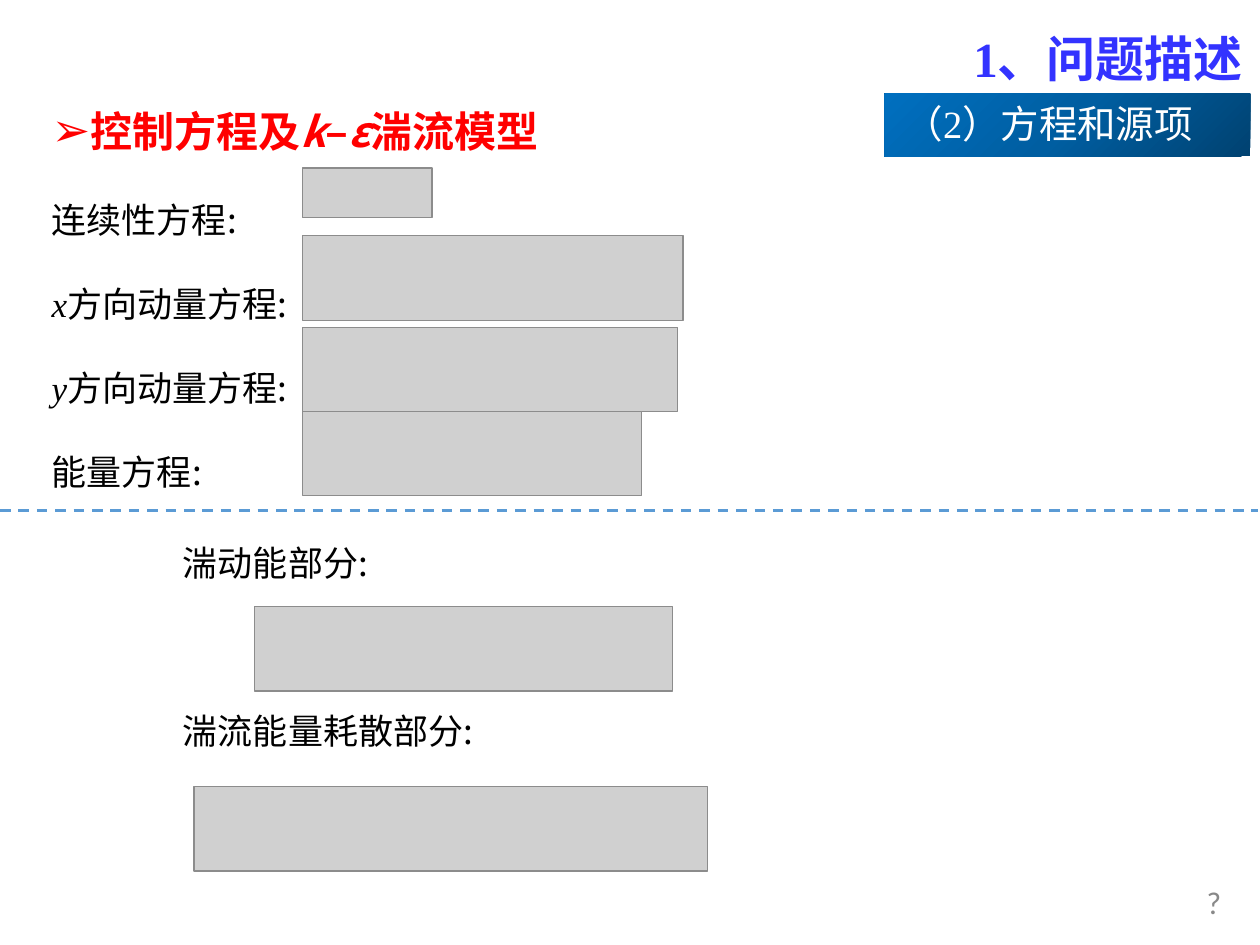
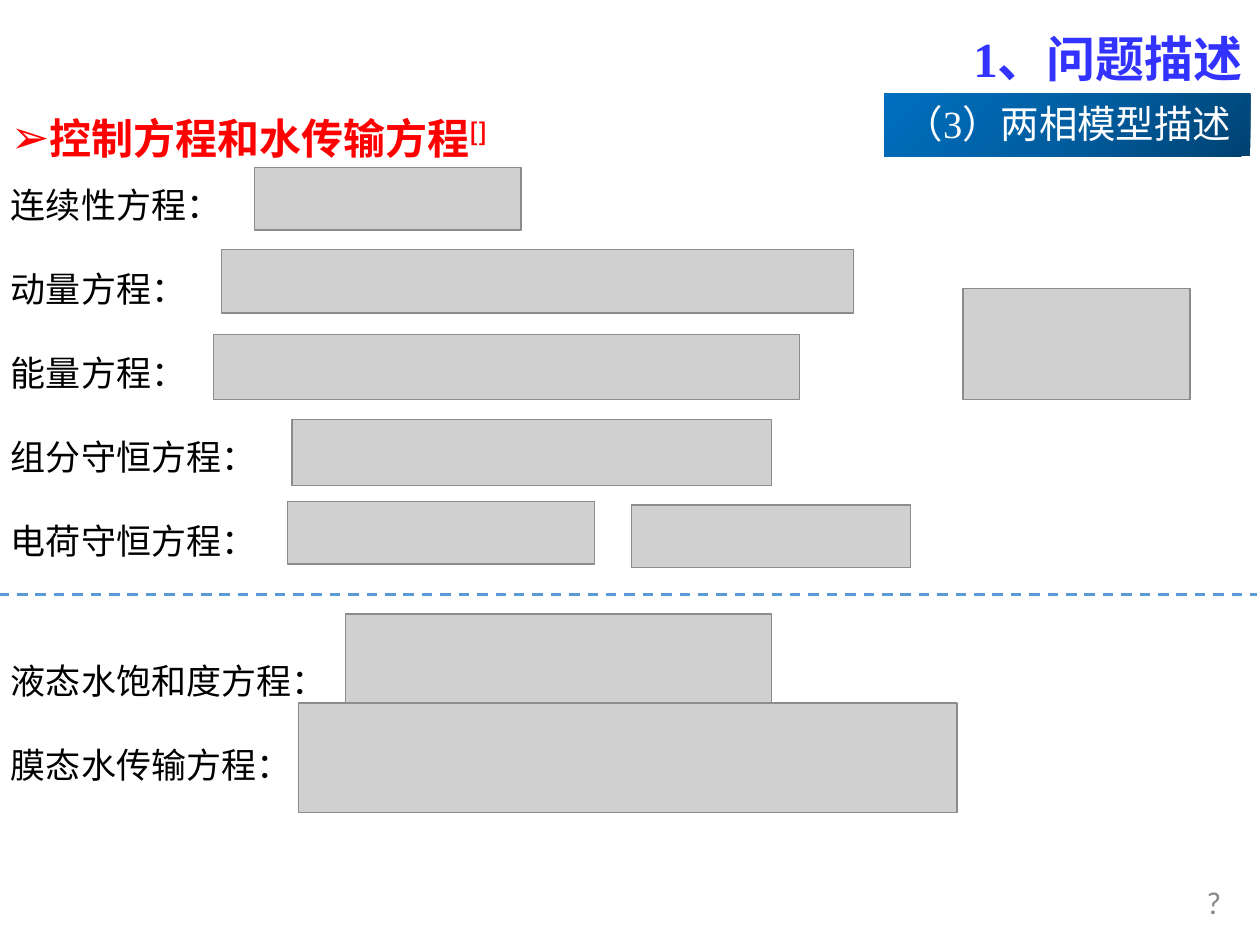
Before and after one commit to PaperStrange/ResearchRecorder, a slide deck: slide 5 of Report notes/GDL_PorosityDistribution.pptx. Drawn at 1260x945 pixels with LibreOffice and Linux fonts; fonts in the diff are those of the drawing; grey boxes stand for pictures. Boxes give left, top, right and bottom in pixels: in the first picture for what was removed or moved away, otherwise in the second. Text is boxed around its words. In the diff, an @@ line names an element or a change of style, - is before the commit and + after.

```diff
--- a/Report notes/GDL_PorosityDistribution.pptx
+++ b/Report notes/GDL_PorosityDistribution.pptx
@@ text at (11, 118, 470, 557): text changed @@
-➢ 控制方程及k–ε湍流模型
-连续性方程:
-x方向动量方程:
-y方向动量方程:
-能量方程:
+➢ 控制方程和水传输方程[]
+连续性方程：
+动量方程：
+能量方程：
+组分守恒方程：
+电荷守恒方程：
@@ text at (905, 103, 1232, 149): text changed; font Noto Sans CJK SC to Times New Roman @@
-（2）方程和源项
+（3）两相模型描述
@@ picture added at (255, 168, 522, 229) @@
@@ picture removed at (302, 168, 432, 217) @@
@@ picture: place and size @@
-picture at (302, 236, 683, 320)
+picture at (222, 249, 853, 312)
@@ picture added at (963, 289, 1189, 401) @@
@@ picture: place and size @@
-picture at (302, 328, 678, 412)
+picture at (214, 334, 800, 399)
@@ picture: place and size @@
-picture at (302, 411, 641, 495)
+picture at (292, 420, 772, 485)
@@ picture added at (287, 501, 595, 563) @@
@@ picture added at (631, 505, 911, 567) @@
@@ text removed at (183, 546, 473, 747) @@
-湍动能部分:
-湍流能量耗散部分:
@@ line moved from (0, 510) - (1259, 510) to (0, 595) - (1257, 595) @@
@@ picture removed at (255, 607, 673, 692) @@
@@ picture added at (345, 614, 771, 730) @@
@@ text added at (11, 664, 326, 781), 20 pt, text #000000 @@
+液态水饱和度方程：
+膜态水传输方程：
@@ picture added at (299, 703, 956, 813) @@
@@ picture removed at (194, 786, 708, 871) @@
```
Also in this commit, not shown: 7 other slides changed, 5 slides added, 2 slides removed.
